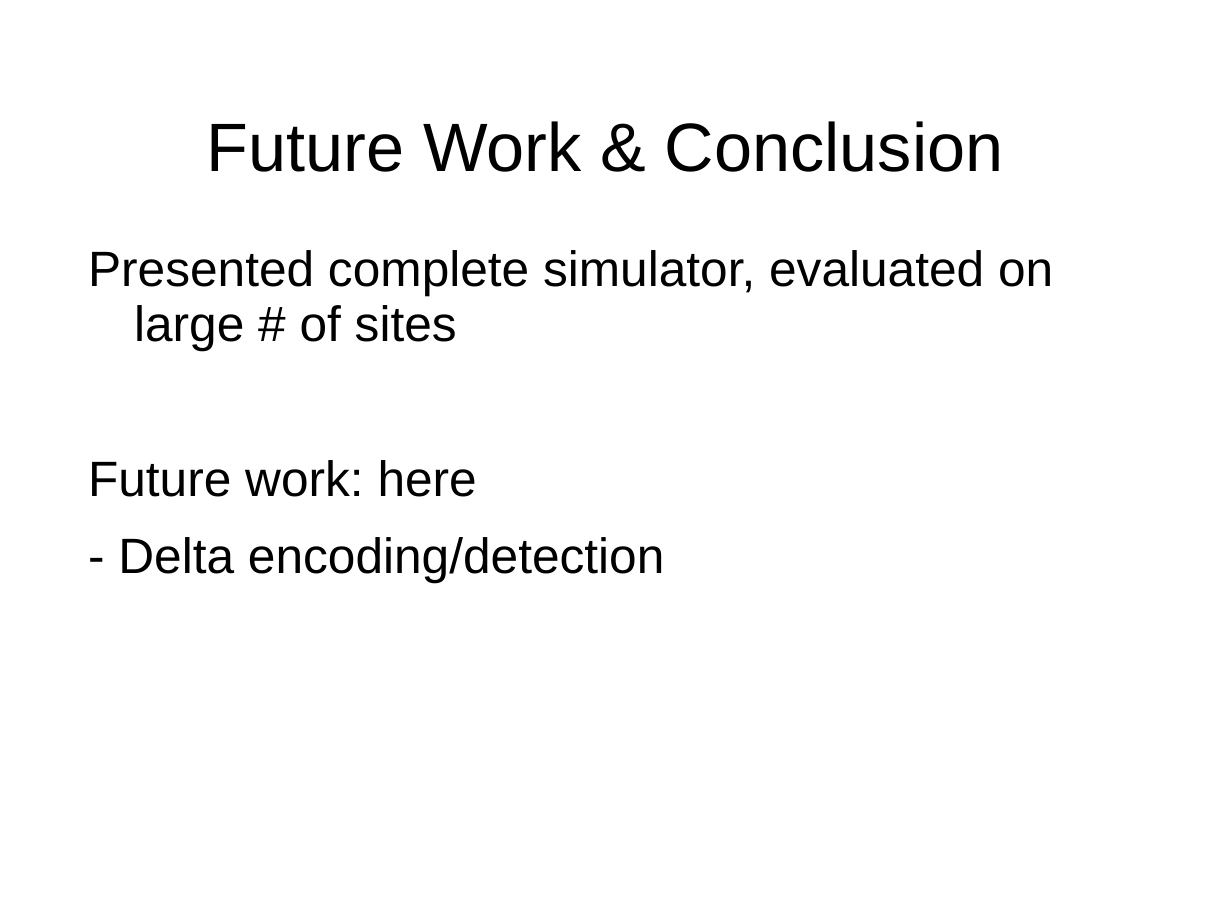
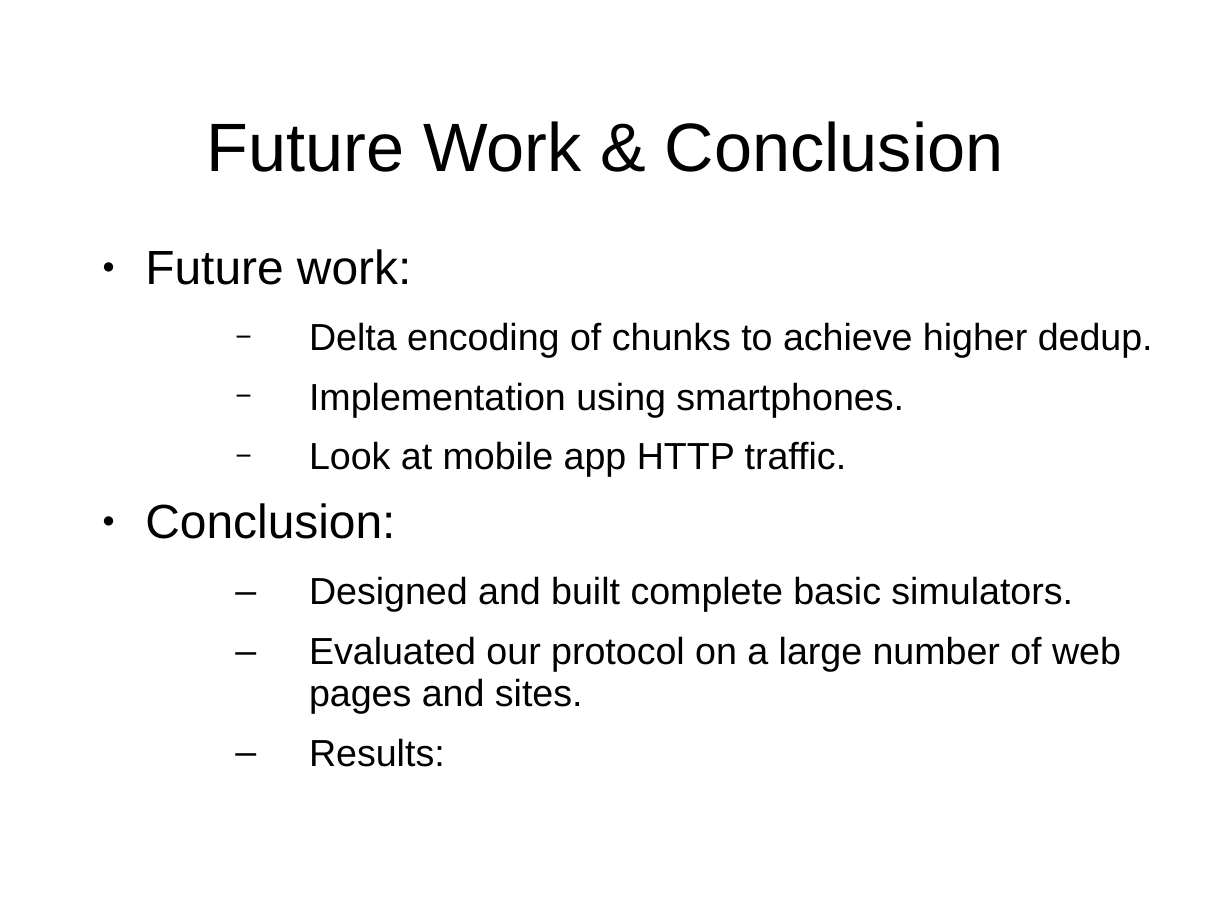
Before and after one commit to masomel/big-data-project, a slide deck: slide 13 of paper/Presentation_May17.ppt. Drawn at 1232x924 pixels with LibreOffice and Linux fonts; fonts in the diff are those of the drawing; background and template pictures are left out. Boxes give left, top, right and bottom in pixels: in the first picture for what was removed or moved away, otherwise in the second. Text is boxed around its words. In the diff, an @@ line names an element or a change of style, - is before the commit and + after.

```diff
--- a/paper/Presentation_May17.ppt
+++ b/paper/Presentation_May17.ppt
@@ text removed at [88,250,1053,583] @@
-Presented complete simulator, evaluated on large # of sites
-Future work: here
-- Delta encoding/detection
@@ text added at [145,249,1153,767], 22 pt, text #000000 @@
+● Future work:
+  − Delta encoding of chunks to achieve higher dedup.
+  − Implementation using smartphones.
+  − Look at mobile app HTTP traffic.
+● Conclusion:
+  – Designed and built complete basic simulators.
+  – Evaluated our protocol on a large number of web pages and sites.
+  – Results:
```
Also in this commit, not shown: 3 other slides changed.
